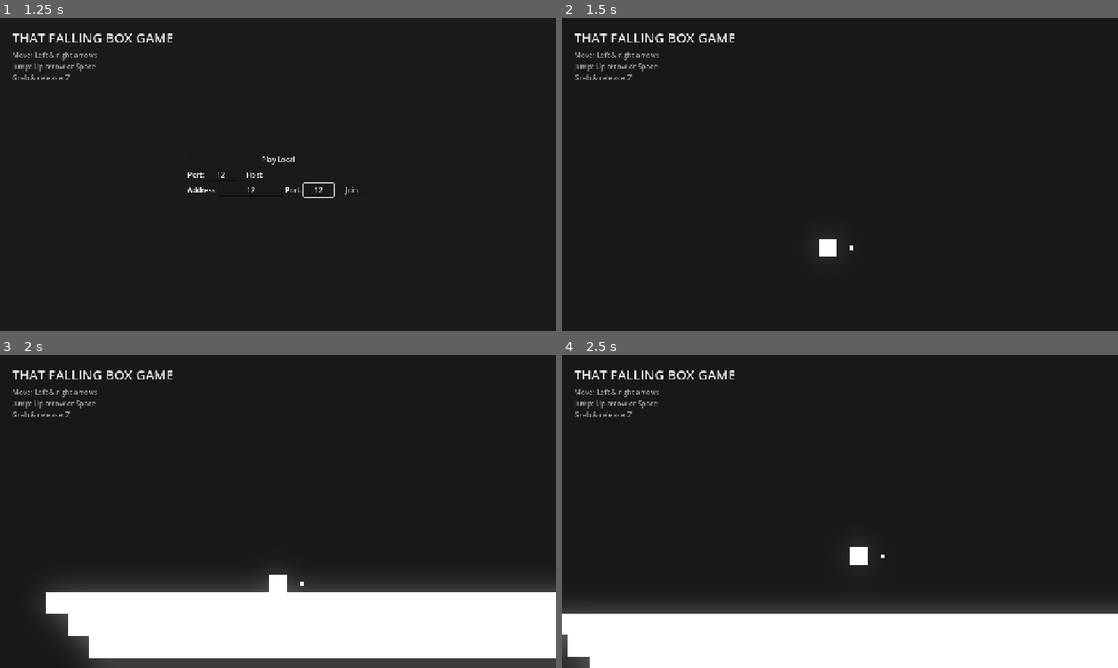
Above: before the commit, frames 1-4 (two rows, left to right).
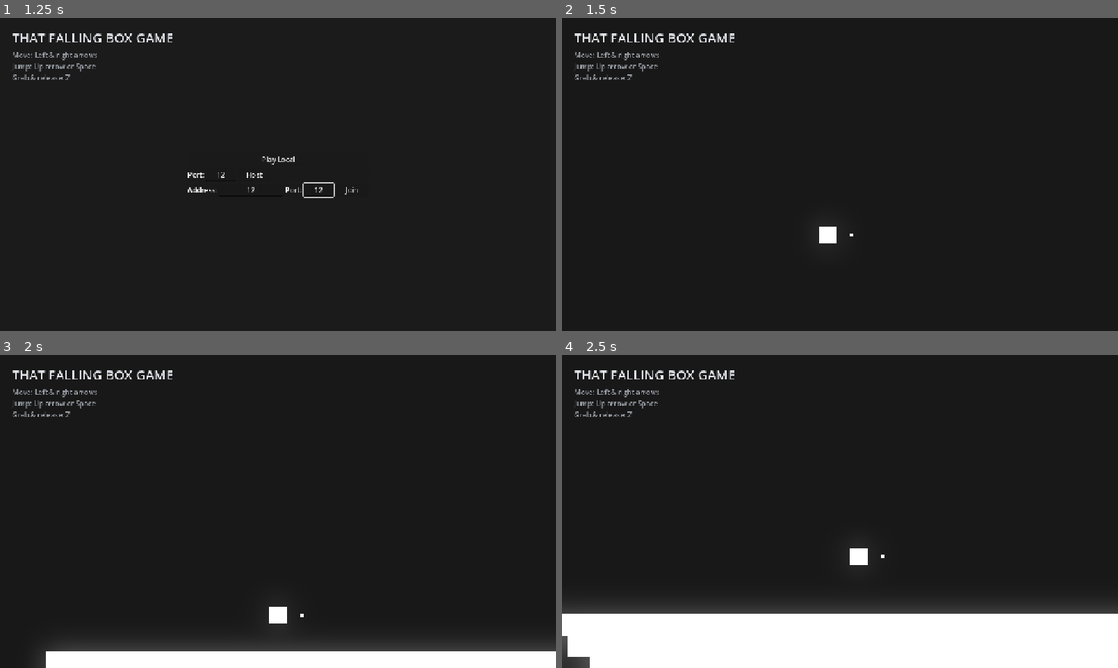
Above: after the commit, the same moments.

Repository: itsMapleLeaf/falling-box
Game: Godot game, scene res://src/main.tscn
The game is run twice, just before and just after one commit, with the same random seed, the same clock (stepped at 60 frames per second) and the same inputs.
Inputs (mouse positions are in pixels of both pictures, inside the frame that each line leads up to):
- Up to frame 1 (1.25 s): click (222, 174) at 0.52 s; type "12" at 0.6 s; click (250, 190) at 0.75 s; type "12" at 0.83 s; click (316, 190) at 0.98 s; type "12" at 1.07 s
- Up to frame 2 (1.5 s): click "Host" at 1.25 s
- Up to frame 3 (2 s): no input
- Up to frame 4 (2.5 s): tap Enter at 2 s; move the mouse to (962, 495) at 2.02 s; hold Right (move_right) from 2.03 s (still down); tap I at 2.1 s; click (962, 495) at 2.17 s; tap Z (jump) at 2.27 s

Frame 1 is identical in both runs. In frame 2, 0.3% of the frame differs, in the area x 46-53%, y 66-77%; in frame 3, 22%, in the area x 7-100%, y 70-100%; in frame 4, less than 0.1%.

Commit message:
squish + well-named layers

Diff:
--- a/project.godot
+++ b/project.godot
@@ -64,6 +64,12 @@
 ]
 }
 
+[layer_names]
+
+2d_physics/layer_1="Platform"
+2d_physics/layer_2="Player"
+2d_physics/layer_3="Falling Block"
+
 [physics]
 
 common/physics_interpolation=true
--- a/src/falling_box_test.gd
+++ b/src/falling_box_test.gd
@@ -77,7 +77,9 @@
 func test_boxes_stack_on_the_grid() -> void:
 	var lower_box := _add_box(Vector2(0.0, -200.0))
 	var lower_did_land: bool = await wait_for_signal(
-		lower_box.grounded, 2.0, "Waiting for lower box"
+		lower_box.grounded,
+		2.0,
+		"Waiting for lower box",
 	)
 	assert_true(lower_did_land, "Lower box should land before the timeout")
 	if not lower_did_land:
@@ -85,7 +87,9 @@
 
 	var upper_box := _add_box(Vector2(0.0, -200.0))
 	var upper_did_land: bool = await wait_for_signal(
-		upper_box.grounded, 2.0, "Waiting for upper box"
+		upper_box.grounded,
+		2.0,
+		"Waiting for upper box",
 	)
 	assert_true(upper_did_land, "Upper box should land before the timeout")
 	if not upper_did_land:
@@ -107,6 +111,7 @@
 	player.velocity = Vector2.ZERO
 	player.reset_physics_interpolation()
 	await wait_physics_frames(2)
+	watch_signals(player)
 
 	Input.action_press("move_right")
 	await wait_physics_frames(30)
@@ -114,6 +119,7 @@
 
 	assert_lt(player.global_position.x, -43.0, "Player should not pass through the box")
 	assert_eq(box.global_position, Vector2(0.0, -50.0), "Player should not move the box")
+	assert_signal_not_emitted(player, "died", "A grounded box should not squish the player")
 
 
 func test_falling_box_passes_through_player_without_reacting() -> void:
@@ -124,13 +130,52 @@
 
 	var box := _add_box(Vector2(0.0, -250.0))
 	var did_pass_player: bool = await wait_until(
-		func() -> bool: return box.global_position.y > player.global_position.y + 50.0,
+		func() -> bool:
+			return box.global_position.y > player.global_position.y + 50.0,
 		2.0,
 		"Waiting for box to pass through player",
 	)
 
 	assert_true(did_pass_player, "Falling box should pass completely through the player")
 	assert_eq(box.state, FallingBox.State.FALLING, "Player should not ground a falling box")
+
+
+func test_falling_box_squishes_player_against_floor() -> void:
+	player.global_position = Vector2(0.0, -45.0)
+	player.velocity = Vector2.ZERO
+	player.reset_physics_interpolation()
+	await wait_physics_frames(3)
+	assert_true(player.is_on_floor(), "Player should be standing on the platform")
+
+	watch_signals(player)
+	_add_box(Vector2(0.0, -150.0))
+	var did_die: bool = await wait_for_signal(
+		player.died,
+		1.0,
+		"Waiting for a falling box to squish the player",
+	)
+
+	assert_true(did_die, "A falling box should kill a player pinned against a floor")
+	assert_signal_emitted(player, "respawned", "A squished player should respawn")
+	assert_eq(player.velocity, Vector2.ZERO, "Respawning should clear the player's velocity")
+
+
+func test_falling_box_does_not_squish_airborne_player() -> void:
+	player.global_position = Vector2(0.0, -300.0)
+	player.velocity = Vector2.ZERO
+	player.reset_physics_interpolation()
+	await wait_physics_frames(1)
+	assert_false(player.is_on_floor(), "Player should be airborne")
+
+	watch_signals(player)
+	_add_box(Vector2(0.0, -330.0))
+	await wait_physics_frames(5)
+
+	assert_signal_not_emitted(
+		player,
+		"died",
+		"Contact with a falling box should only squish a player pinned against a floor",
+	)
 
 
 func test_expired_box_disables_collision_fades_falls_and_is_freed() -> void:
@@ -142,7 +187,9 @@
 	box.global_position = Vector2(0.0, -100.0)
 
 	var did_land: bool = await wait_for_signal(
-		box.grounded, 2.0, "Waiting for expiring box to land"
+		box.grounded,
+		2.0,
+		"Waiting for expiring box to land",
 	)
 	assert_true(did_land, "Expiring box should land before the timeout")
 	if not did_land:
--- a/src/game.tscn
+++ b/src/game.tscn
@@ -36,10 +36,10 @@
 respawn_right = NodePath("../RespawnRight")
 
 [node name="RespawnLeft" type="Marker2D" parent="." unique_id=2143609635]
-position = Vector2(-725, -375)
+position = Vector2(-725, -575)
 
 [node name="RespawnRight" type="Marker2D" parent="." unique_id=1413309880]
-position = Vector2(725, -375)
+position = Vector2(725, -575)
 
 [node name="FalloutThreshold" type="Marker2D" parent="." unique_id=1665585315]
 position = Vector2(0, 500)
--- a/src/player.gd
+++ b/src/player.gd
@@ -2,6 +2,7 @@
 extends CharacterBody2D
 
 signal respawned(at_position: Vector2)
+signal died
 
 const CURSOR_OFFSET := 55.0
 const MAX_JUMPS := 2
@@ -11,6 +12,7 @@
 @export var respawn_left: Marker2D
 @export var respawn_right: Marker2D
 @export var camera: Camera2D
+@export var crush_detector: Area2D
 
 var facing := 1
 var jumps_remaining := MAX_JUMPS
@@ -50,6 +52,10 @@
 
 	move_and_slide()
 
+	if _is_squished_by_falling_box():
+		die()
+		return
+
 	if is_on_floor():
 		jumps_remaining = MAX_JUMPS
 
@@ -58,6 +64,27 @@
 		and global_position.y > fallout_threshold.global_position.y
 	):
 		respawn()
+
+
+func _is_squished_by_falling_box() -> bool:
+	if not is_on_floor():
+		return false
+
+	var body_above := false
+	var body_below := false
+
+	for body in crush_detector.get_overlapping_bodies():
+		body_above = body_above or body.global_position.y < global_position.y
+		body_below = body_below or body.global_position.y > global_position.y
+		if body_above and body_below:
+			return true
+
+	return false
+
+
+func die() -> void:
+	died.emit()
+	respawn()
 
 
 func respawn() -> void:
--- a/src/player.tscn
+++ b/src/player.tscn
@@ -11,12 +11,16 @@
 [sub_resource type="RectangleShape2D" id="RectangleShape2D_player"]
 size = Vector2(40, 40)
 
-[node name="Player" type="CharacterBody2D" unique_id=1988052361 node_paths=PackedStringArray("cursor", "camera")]
+[sub_resource type="RectangleShape2D" id="RectangleShape2D_lowyb"]
+size = Vector2(25, 40)
+
+[node name="Player" type="CharacterBody2D" unique_id=1988052361 node_paths=PackedStringArray("cursor", "camera", "crush_detector")]
 collision_layer = 2
 collision_mask = 5
 script = ExtResource("1_lowyb")
 cursor = NodePath("Cursor")
 camera = NodePath("Camera")
+crush_detector = NodePath("CrushDetector")
 
 [node name="Body" type="MeshInstance2D" parent="." unique_id=857442156]
 mesh = SubResource("QuadMesh_player")
@@ -28,7 +32,16 @@
 [node name="CollisionShape2D" type="CollisionShape2D" parent="." unique_id=206726635]
 shape = SubResource("RectangleShape2D_player")
 
+[node name="CrushDetector" type="Area2D" parent="." unique_id=719728603]
+collision_layer = 2
+collision_mask = 5
+
+[node name="CollisionShape2D" type="CollisionShape2D" parent="CrushDetector" unique_id=1281780896]
+shape = SubResource("RectangleShape2D_lowyb")
+debug_color = Color(0.9999998, 0.003031034, 0.14555445, 0.41960785)
+
 [node name="Camera" type="Camera2D" parent="." unique_id=1793847058]
 offset = Vector2(0, -140)
 limit_enabled = false
 position_smoothing_enabled = true
+metadata/_edit_lock_ = true
